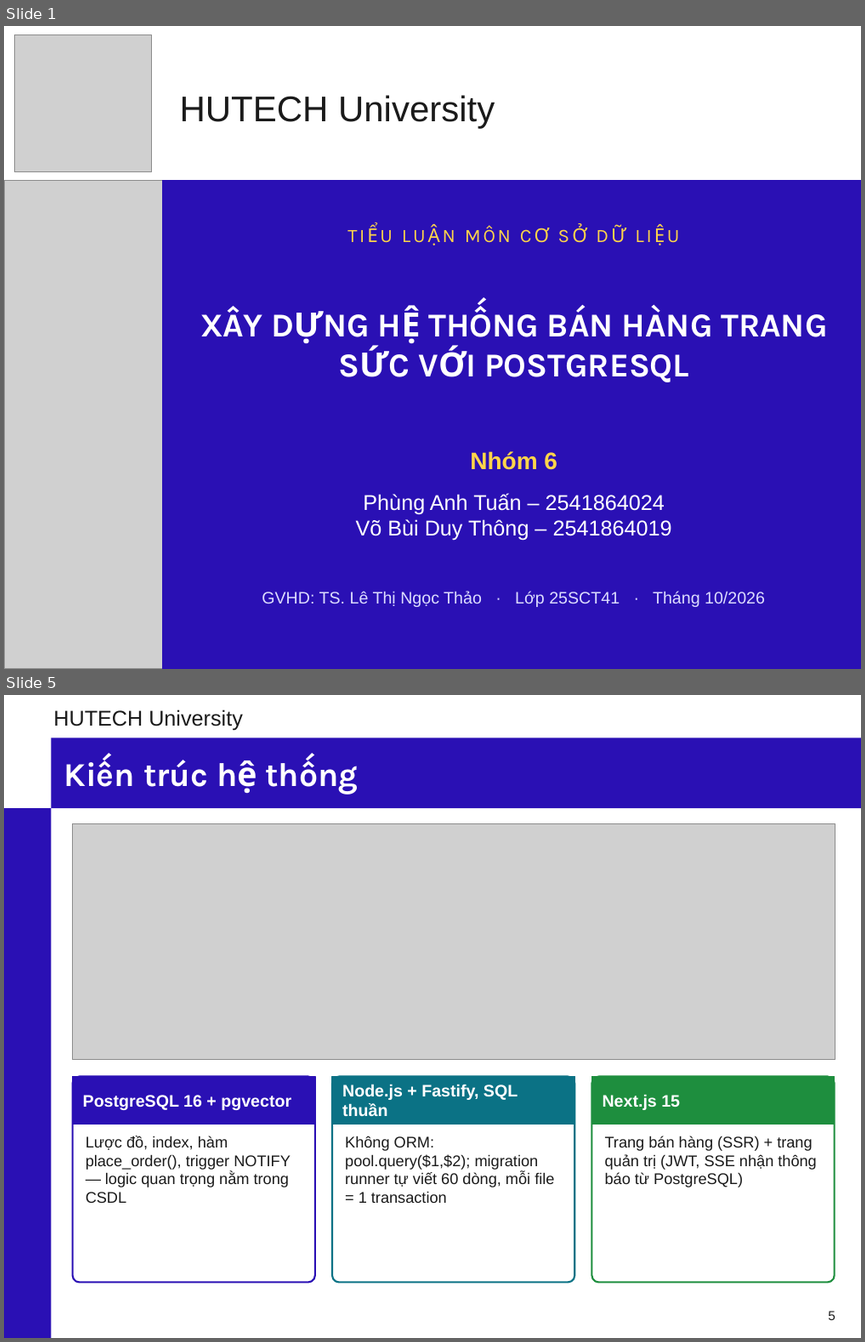
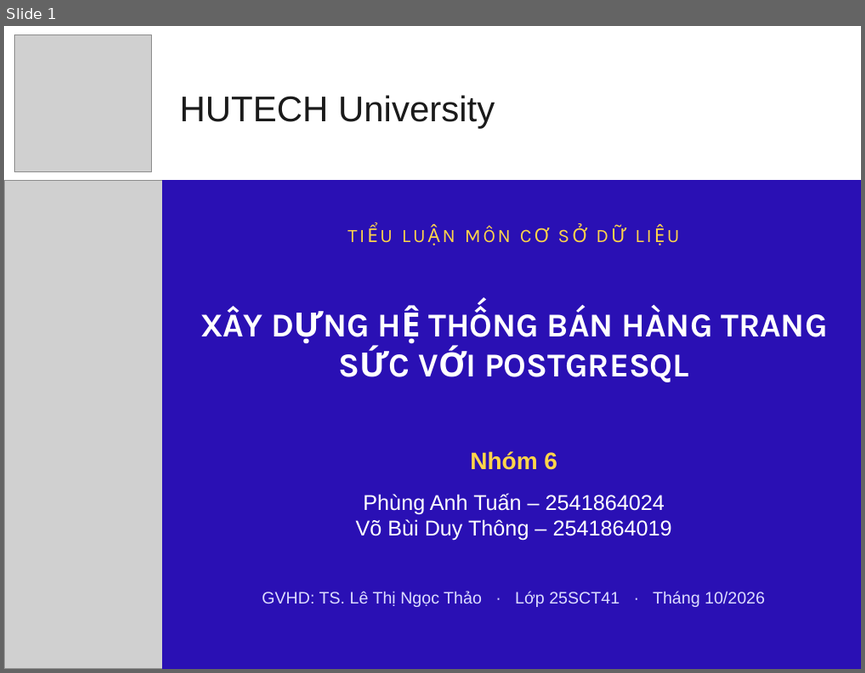
Before and after one commit to phunganhtuan123/master-csdl, a slide deck: docs/Slide_CSDL_Nhom6_PostgreSQL.pptx. Shown one above the other, each under a label of ours: slides 1 and 5 before the commit, slide 1 after it; the slides between them are not shown. The pictures are 865x1342 and 865x673 pixels, drawn with LibreOffice and Linux fonts; fonts in the diff are those of the drawing; grey boxes stand for pictures; background and template pictures are left out. Boxes give left, top, right and bottom in pixels: in the first picture for what was removed or moved away, otherwise in the second. Text is boxed around its words. In the diff, an @@ line names an element or a change of style, - is before the commit and + after.

Commit message:
Slide: sơ đồ kiến trúc & ERD vẽ bằng shape, chỉ báo phần 1-6 trên mỗi slide, gộp index vào Thiết kế CSDL

```diff
--- a/docs/Slide_CSDL_Nhom6_PostgreSQL.pptx
+++ b/docs/Slide_CSDL_Nhom6_PostgreSQL.pptx
@@ slide 5 removed at box(4, 695, 861, 1338), background #FFFFFF @@
@@ text removed at box(53, 709, 243, 731) @@
-HUTECH University
@@ rectangle removed at box(51, 737, 861, 808) @@
@@ title removed at box(143, 760, 208, 787) @@
-Kiến trúc hệ thống
@@ rectangle removed at box(4, 808, 51, 1338) @@
@@ picture removed at box(73, 823, 835, 1059) @@
@@ rounded rectangle removed at box(73, 1077, 315, 1281) @@
@@ rectangle removed at box(73, 1077, 315, 1123) @@
@@ rounded rectangle removed at box(332, 1077, 574, 1281) @@
@@ rectangle removed at box(332, 1077, 574, 1123) @@
@@ rounded rectangle removed at box(591, 1077, 834, 1281) @@
@@ rectangle removed at box(591, 1077, 834, 1123) @@
@@ text removed at box(83, 1095, 291, 1110) @@
-PostgreSQL 16 + pgvector
@@ text removed at box(342, 1083, 517, 1116) @@
-Node.js + Fastify, SQL thuần
@@ text removed at box(602, 1094, 680, 1110) @@
-Next.js 15
@@ text removed at box(86, 1135, 290, 1202) @@
-Lược đồ, index, hàm place_order(), trigger NOTIFY — logic quan trọng nằm trong CSDL
@@ text removed at box(345, 1135, 554, 1202) @@
-Không ORM: pool.query($1,$2); migration runner tự viết 60 dòng, mỗi file = 1 transaction
@@ text removed at box(605, 1135, 816, 1187) @@
-Trang bán hàng (SSR) + trang quản trị (JWT, SSE nhận thông báo từ PostgreSQL)
@@ page number removed at box(828, 1310, 835, 1320) @@
-5
```
Also in this commit, not shown: 14 slides changed, 2 slides added, 1 other slide removed, 2 other files.
